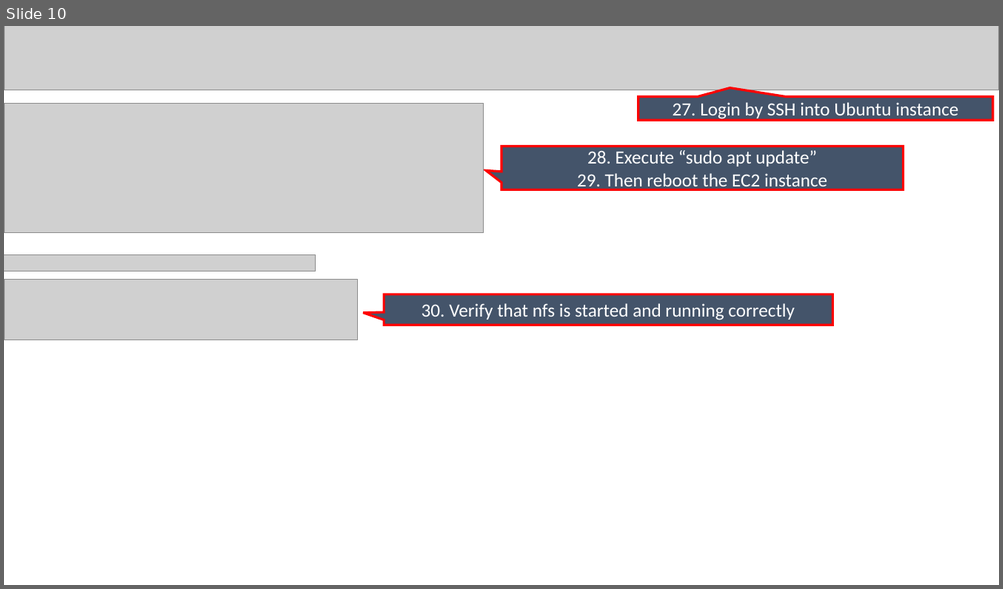
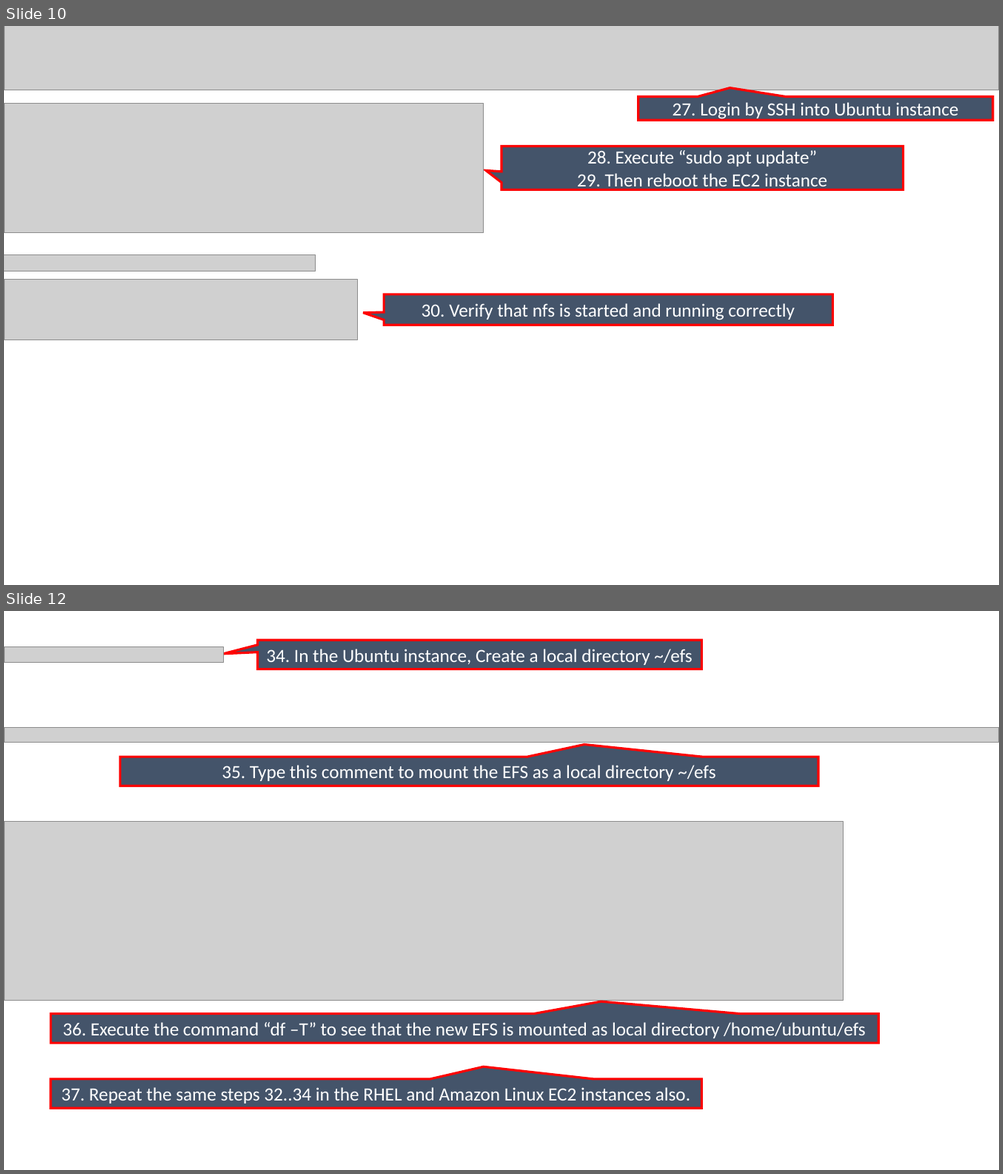
Before and after one commit to enhariharan/aws-solutions-architect-training, a slide deck: module_1_elastic_compute_and_storage_volumes/assignment_3_ec2_and_efs/modue_2_assignment_3_ec2_and_efs.pptx. Shown one above the other, each under a label of ours: slide 10 before the commit, slides 10 and 12 after it; the slides between them are not shown. The pictures are 1003x589 and 1003x1174 pixels, drawn with LibreOffice and Linux fonts; fonts in the diff are those of the drawing; grey boxes stand for pictures. Boxes give left, top, right and bottom in pixels: in the first picture for what was removed or moved away, otherwise in the second. Text is boxed around its words. In the diff, an @@ line names an element or a change of style, - is before the commit and + after.

```diff
--- a/module_1_elastic_compute_and_storage_volumes/assignment_3_ec2_and_efs/modue_2_assignment_3_ec2_and_efs.pptx
+++ b/module_1_elastic_compute_and_storage_volumes/assignment_3_ec2_and_efs/modue_2_assignment_3_ec2_and_efs.pptx
@@ slide 12 added at (x1=4, y1=611, x2=999, y2=1170), background #FFFFFF @@
@@ picture added at (x1=4, y1=647, x2=223, y2=663) @@
@@ speech box added at (x1=258, y1=640, x2=702, y2=669), fill #44546A, outline #FF0000 2.25 pt, 18 pt, text #FFFFFF @@
+34. In the Ubuntu instance, Create a local directory ~/efs
@@ picture added at (x1=4, y1=727, x2=999, y2=742) @@
@@ speech box added at (x1=120, y1=758, x2=819, y2=786), fill #44546A, outline #FF0000 2.25 pt, 18 pt, text #FFFFFF @@
+35. Type this comment to mount the EFS as a local directory ~/efs
@@ picture added at (x1=4, y1=821, x2=843, y2=1000) @@
@@ speech box added at (x1=51, y1=1014, x2=879, y2=1043), fill #44546A, outline #FF0000 2.25 pt, 18 pt, text #FFFFFF @@
+36. Execute the command “df –T” to see that the new EFS is mounted as local directory /home/ubuntu/efs
@@ speech box added at (x1=51, y1=1079, x2=702, y2=1109), fill #44546A, outline #FF0000 2.25 pt, 18 pt, text #FFFFFF @@
+37. Repeat the same steps 32..34 in the RHEL and Amazon Linux EC2 instances also.
```
Also in this commit, not shown: 1 slide changed, 1 other file.
